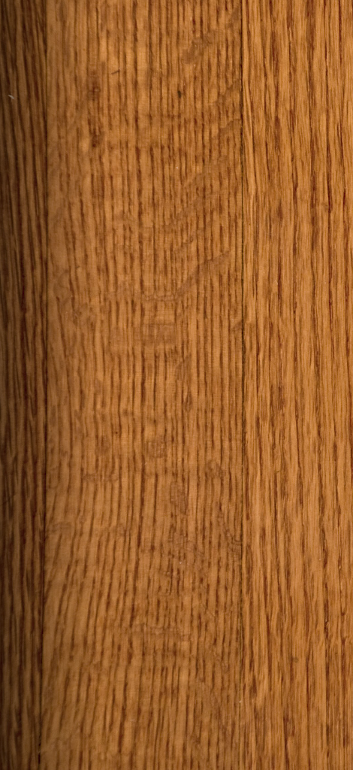
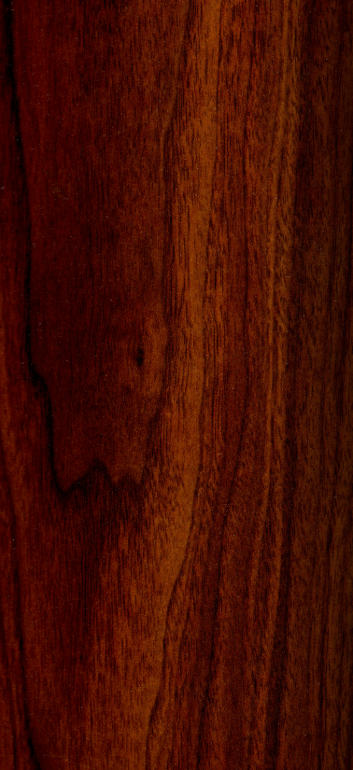
The second (353, 770) image is a revision of the first. Changes to its layers:
painted on "Gradient" over [0, 0, 353, 770]
added layer "Eingefügte Ebene-Kopie" above "Hintergrund" over [0, 0, 353, 770]
painted on "Hintergrund" over [0, 0, 353, 770]
